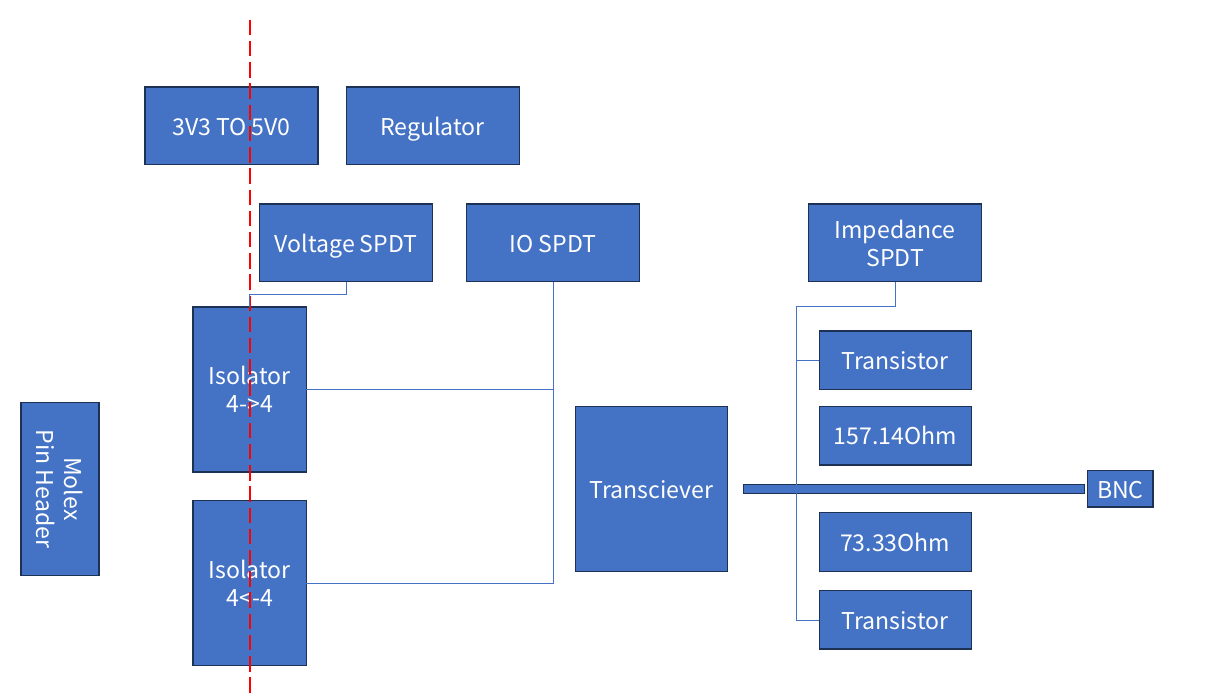
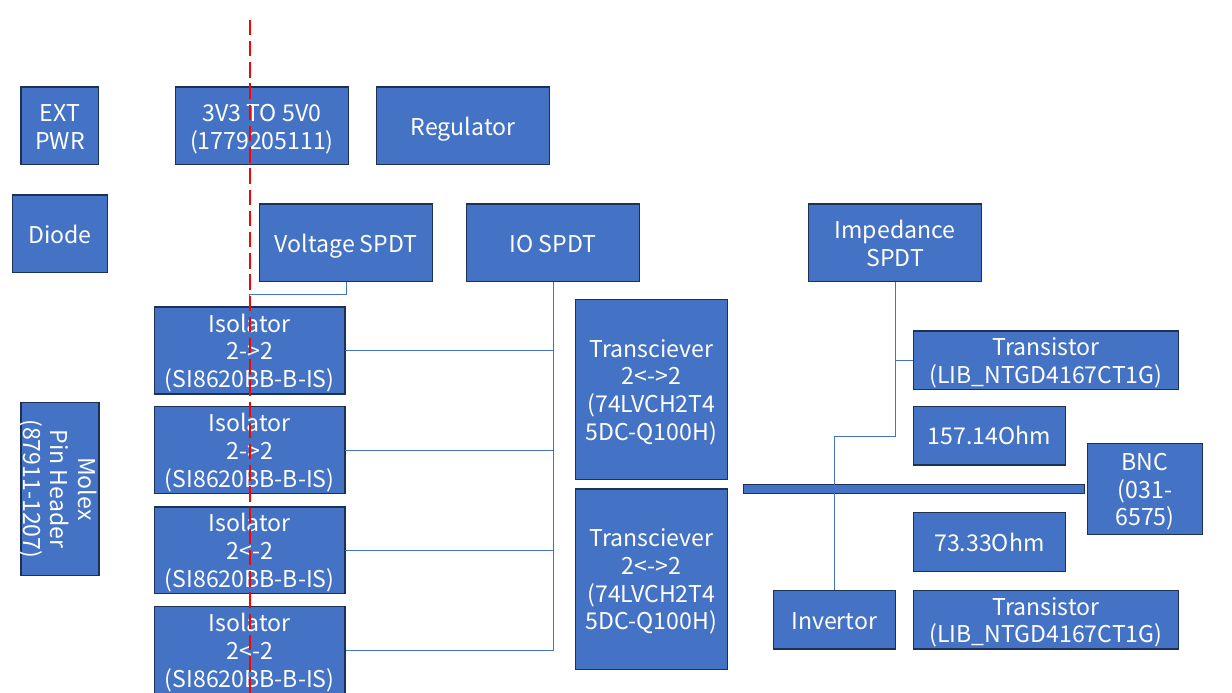
Before and after one commit to alexist2623/PMOD2BNC, a slide deck: slide 10 of Meeting/PMOD2BNC.pptx. Drawn at 1232x693 pixels with LibreOffice and Linux fonts; fonts in the diff are those of the drawing. Boxes give left, top, right and bottom in pixels: in the first picture for what was removed or moved away, otherwise in the second. Text is boxed around its words. In the diff, an @@ line names an element or a change of style, - is before the commit and + after.

```diff
--- a/Meeting/PMOD2BNC.pptx
+++ b/Meeting/PMOD2BNC.pptx
@@ rectangle added at (21,87,99,165), fill #4472C4, outline #1E3256 1 pt, 18 pt, text #FFFFFF @@
+EXT
+PWR
@@ rectangle "3V3 TO 5V0": place and size @@
-rectangle "3V3 TO 5V0" at (145,87,318,165)
+rectangle "3V3 TO 5V0" at (176,87,348,165)
@@ rectangle "Regulator": place and size @@
-rectangle "Regulator" at (347,87,519,165)
+rectangle "Regulator" at (377,87,550,165)
@@ text in rectangle at (190,126,334,154): paragraph added @@
+(1779205111)
@@ rectangle added at (13,195,108,273), fill #4472C4, outline #1E3256 1 pt, 18 pt, text #FFFFFF @@
+Diode
@@ elbow line moved from (307, 390) - (554, 282) to (345, 350) - (554, 282) @@
@@ elbow line moved from (307, 583) - (554, 282) to (345, 651) - (554, 282) @@
@@ elbow line added from (345, 450) to (554, 282), #4472C4 0.5 pt @@
@@ elbow line added from (345, 551) to (554, 282), #4472C4 0.5 pt @@
@@ rectangle "Transciever": place and size @@
-rectangle "Transciever" at (576,407,728,571)
+rectangle "Transciever" at (576,299,728,480)
@@ elbow line moved from (820, 620) - (896, 282) to (835, 591) - (896, 282) @@
@@ elbow line moved from (820, 360) - (896, 282) to (914, 360) - (896, 282) @@
@@ rectangle "Isolator": place and size @@
-rectangle "Isolator" at (193,307,307,471)
+rectangle "Isolator" at (154,307,345,394)
@@ text in rectangle at (165,338,334,393): text changed @@
-4->4
+2->2
+(SI8620BB-B-IS)
@@ rectangle "Transistor": place and size @@
-rectangle "Transistor" at (820,331,972,389)
+rectangle "Transistor" at (914,331,1179,389)
@@ text in rectangle at (586,367,717,444): paragraphs added @@
+2<->2
+(74LVCH2T45DC-Q100H)
@@ text in rectangle at (930,364,1163,388): paragraph added @@
+(LIB_NTGD4167CT1G)
@@ rectangle added at (154,407,345,494), fill #4472C4, outline #1E3256 1 pt, 18 pt, text #FFFFFF @@
+Isolator
+2->2
+(SI8620BB-B-IS)
@@ rectangle "157.14Ohm": place and size @@
-rectangle "157.14Ohm" at (820,407,972,465)
+rectangle "157.14Ohm" at (914,407,1067,465)
@@ text in rectangle at (16,432,49,554): paragraph added @@
+(87911-1207)
@@ rectangle "BNC": place and size @@
-rectangle "BNC" at (1088,470,1153,506)
+rectangle "BNC" at (1088,444,1202,535)
@@ text in rectangle at (1115,479,1174,529): paragraph added @@
+(031-6575)
@@ rectangle added at (154,507,345,594), fill #4472C4, outline #1E3256 1 pt, 18 pt, text #FFFFFF @@
+Isolator
+2<-2
+(SI8620BB-B-IS)
@@ rectangle removed at (193,501,307,665) @@
-Isolator
-4<-4
@@ rectangle added at (576,489,728,669), fill #4472C4, outline #1E3256 1 pt, 18 pt, text #FFFFFF @@
+Transciever
+2<->2
+(74LVCH2T45DC-Q100H)
@@ rectangle "73.33Ohm": place and size @@
-rectangle "73.33Ohm" at (820,513,972,571)
+rectangle "73.33Ohm" at (914,513,1067,571)
@@ rectangle added at (774,591,896,649), fill #4472C4, outline #1E3256 1 pt, 18 pt, text #FFFFFF @@
+Invertor
@@ rectangle "Transistor": place and size @@
-rectangle "Transistor" at (820,591,972,649)
+rectangle "Transistor" at (914,591,1179,649)
@@ rectangle added at (154,607,345,693), fill #4472C4, outline #1E3256 1 pt, 18 pt, text #FFFFFF @@
+Isolator
+2<-2
+(SI8620BB-B-IS)
@@ text in rectangle at (930,623,1163,647): paragraph added @@
+(LIB_NTGD4167CT1G)
```
Also in this commit, not shown: 1 other slide changed.
